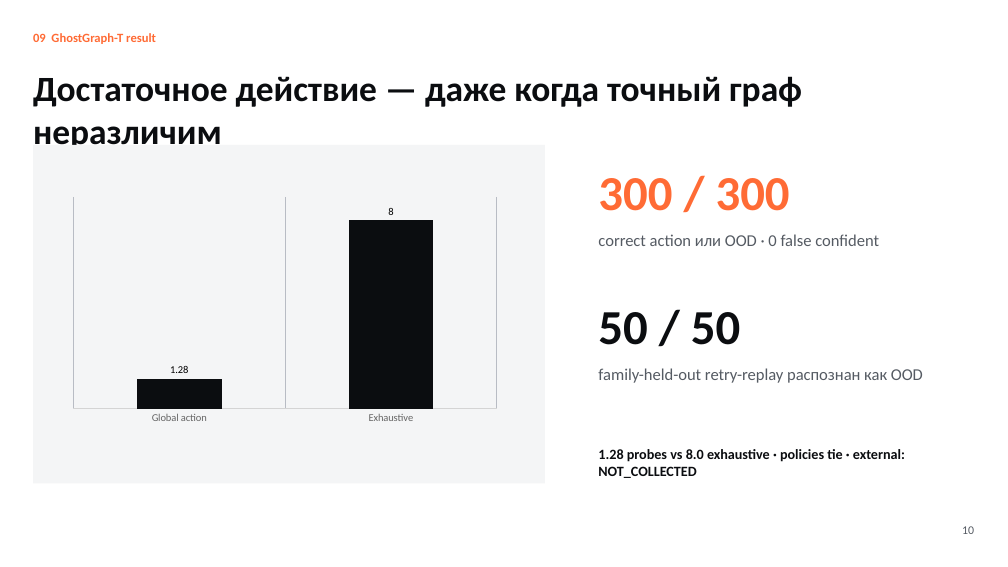
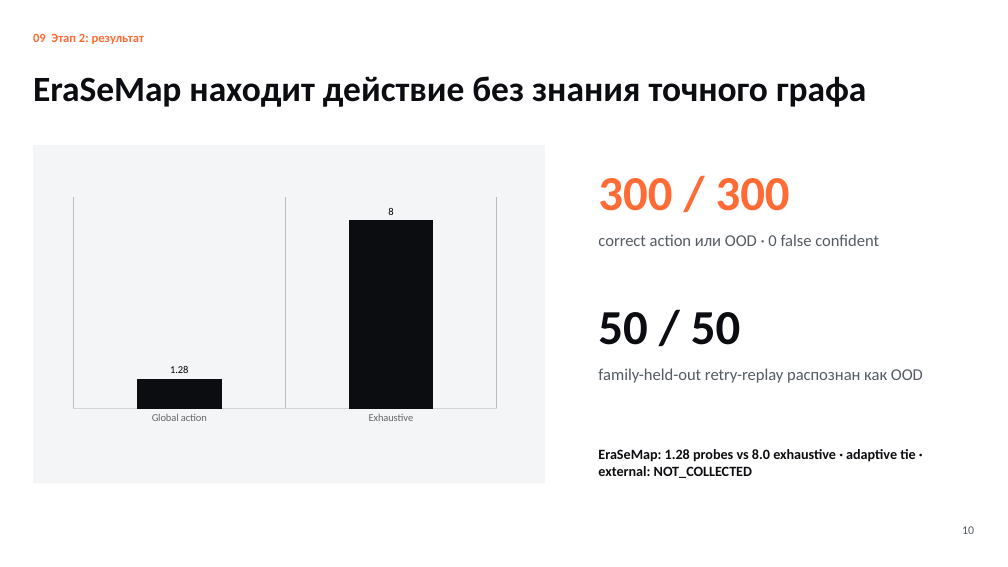
Before and after one commit to nazkari86-lab/erasemap, a slide deck: slide 10 of competition/EraSeMap_RKNP_ISEF_RU.pptx. Drawn at 1008x567 pixels with LibreOffice and Linux fonts; fonts in the diff are those of the drawing. Boxes give left, top, right and bottom in pixels: in the first picture for what was removed or moved away, otherwise in the second. Text is boxed around its words. In the diff, an @@ line names an element or a change of style, - is before the commit and + after.

```diff
--- a/competition/EraSeMap_RKNP_ISEF_RU.pptx
+++ b/competition/EraSeMap_RKNP_ISEF_RU.pptx
@@ text at bbox=[33, 33, 144, 44]: text changed @@
-09 GhostGraph-T result
+09 Этап 2: результат
@@ text at bbox=[33, 76, 866, 107]: text changed @@
-Достаточное действие — даже когда точный граф неразличим
+EraSeMap находит действие без знания точного графа
@@ text at bbox=[598, 449, 915, 478]: text changed @@
-1.28 probes vs 8.0 exhaustive · policies tie · external: NOT_COLLECTED
+EraSeMap: 1.28 probes vs 8.0 exhaustive · adaptive tie · external: NOT_COLLECTED
```
Also in this commit, not shown: 9 other slides changed, 30 other files.
